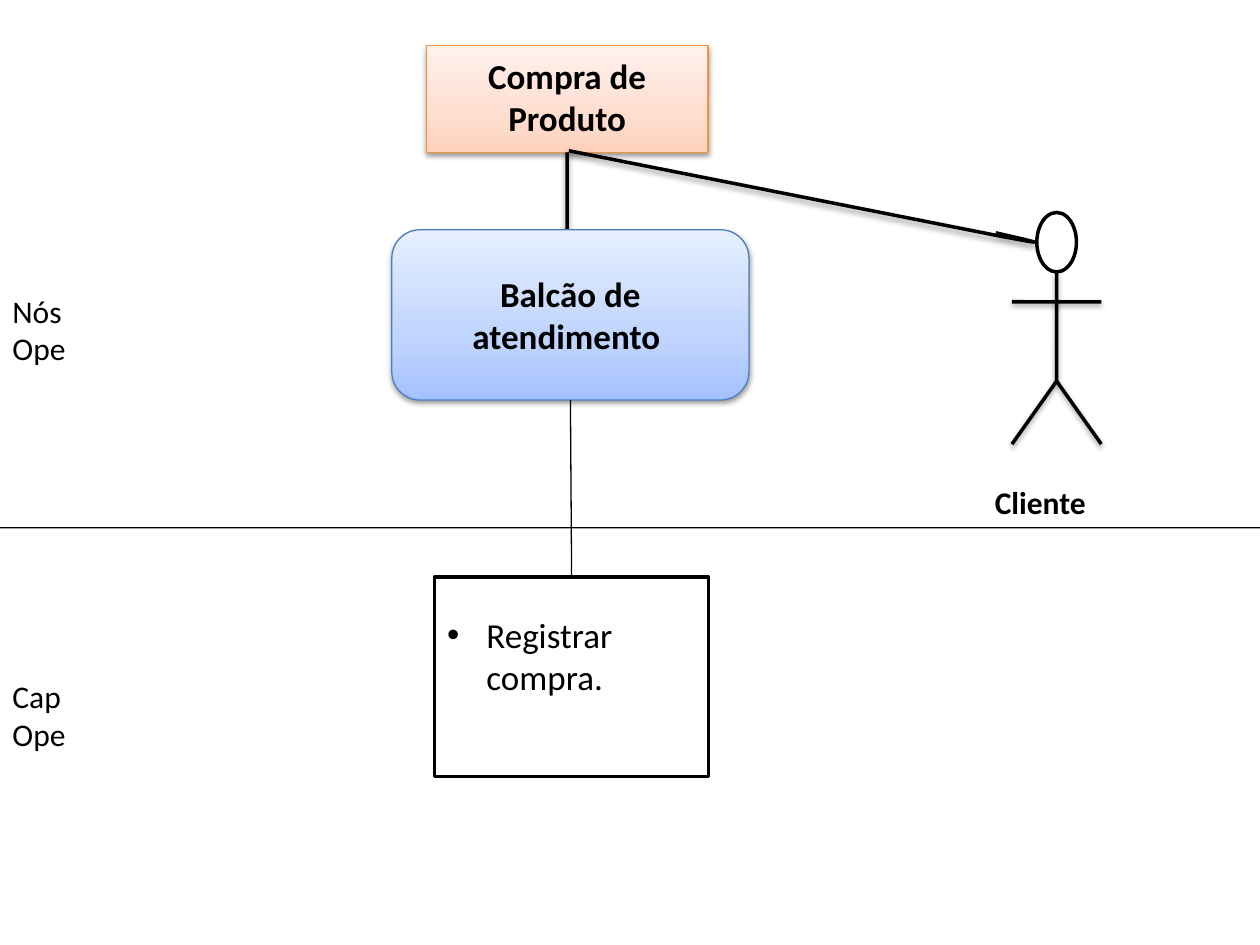
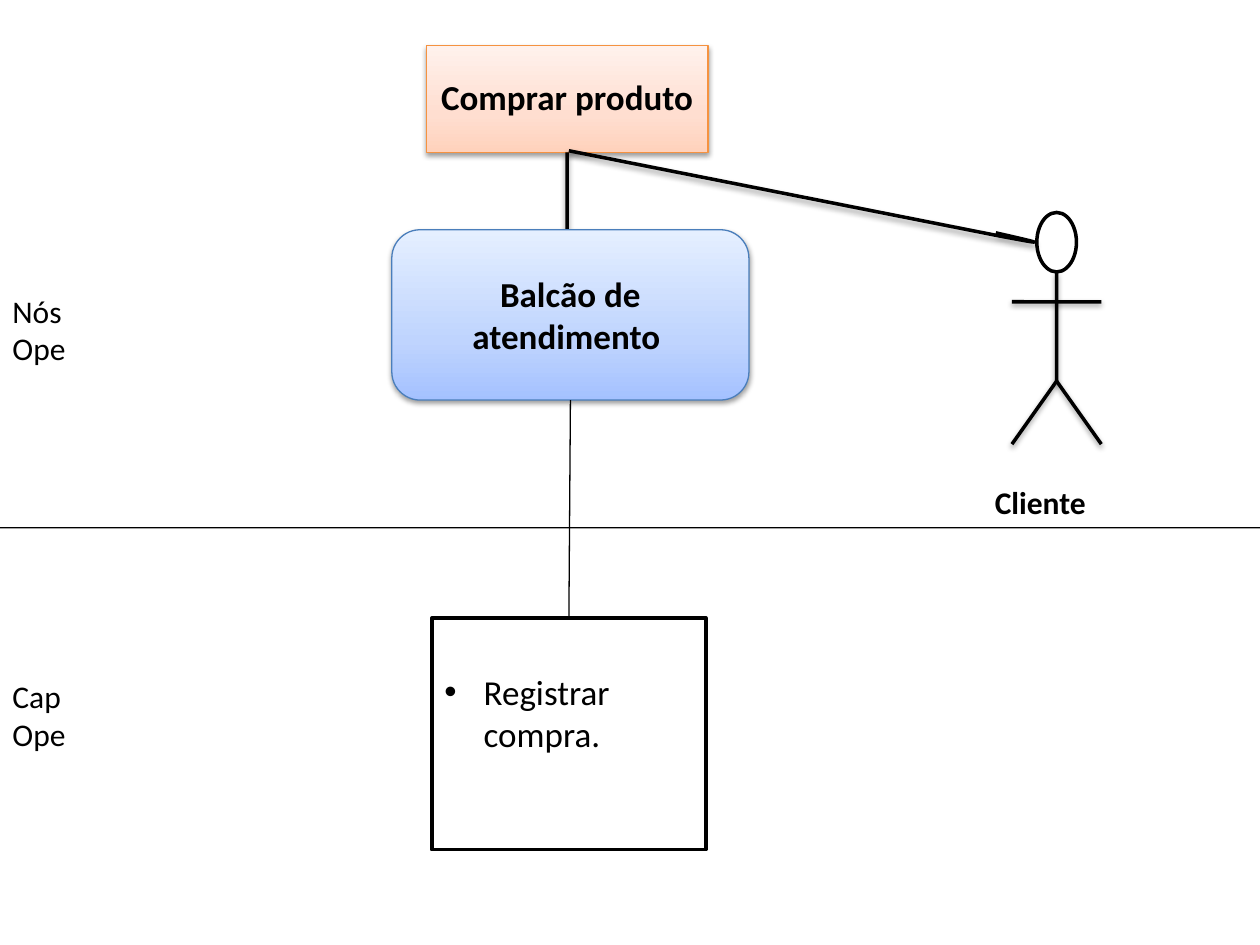
Before and after one commit to thiagobrunoalexandre/Oficina-de-Projeto-de-Empresa-1, a slide deck: slide 4 of Artefatos/15. Arquitetura de Negócio para cada Cenário.pptx (slide 2 before the commit). Drawn at 1260x945 pixels with LibreOffice and Linux fonts; fonts in the diff are those of the drawing. Boxes give left, top, right and bottom in pixels: in the first picture for what was removed or moved away, otherwise in the second. Text is boxed around its words. In the diff, an @@ line names an element or a change of style, - is before the commit and + after.

```diff
--- a/Artefatos/15. Arquitetura de Negócio para cada Cenário.pptx
+++ b/Artefatos/15. Arquitetura de Negócio para cada Cenário.pptx
@@ text in rectangle at [441, 85, 693, 116]: text changed @@
-Compra de Produto
+Comprar produto
@@ line moved from (571, 401) - (572, 577) to (571, 401) - (568, 617) @@
@@ rectangle "Registrar compra.": place and size @@
-rectangle "Registrar compra." at [435, 577, 708, 776]
+rectangle "Registrar compra." at [432, 617, 706, 849]
```
Also in this commit, not shown: 4 other slides changed.
